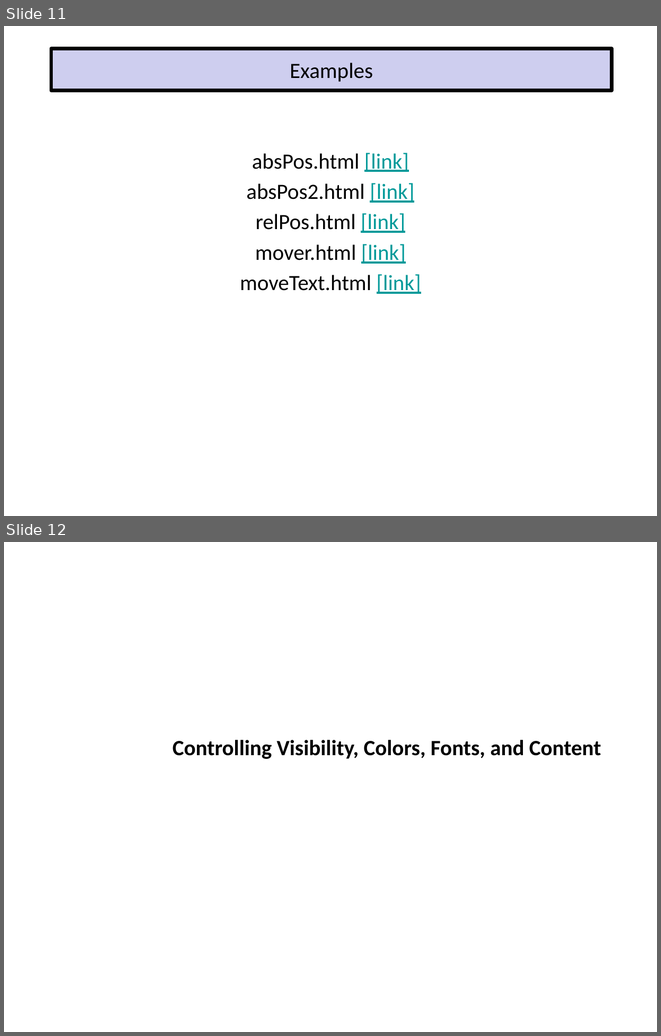
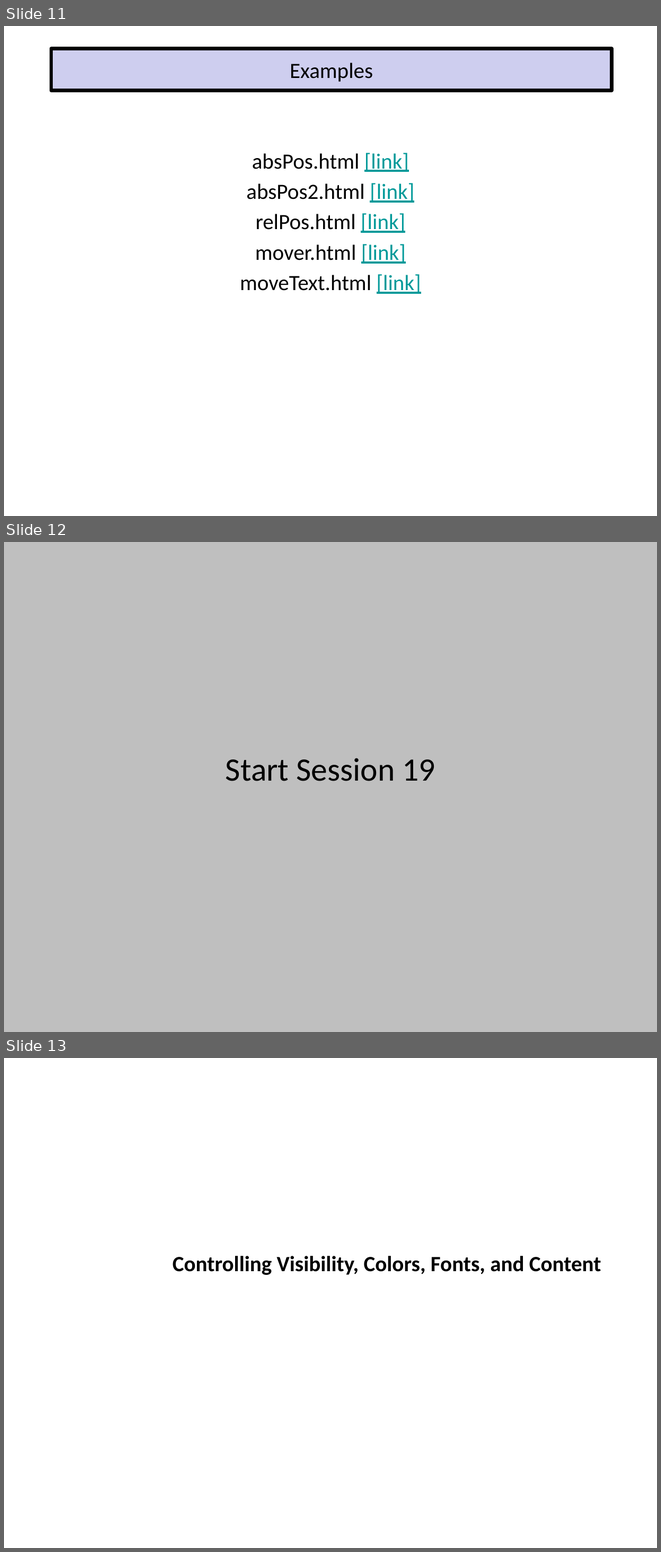
Before and after one commit to EricJPogue/www-epogue-info, a slide deck: CPSC-24700/Presentations/dynamic-documents-with-javascript.pptx. Shown one above the other, each under a label of ours: slides 11 and 12 before the commit, slides 11, 12 and 13 after it. The pictures are 661x1036 and 661x1552 pixels, drawn with LibreOffice and Linux fonts; fonts in the diff are those of the drawing. Boxes give left, top, right and bottom in pixels: in the first picture for what was removed or moved away, otherwise in the second. Text is boxed around its words. In the diff, an @@ line names an element or a change of style, - is before the commit and + after.

```diff
--- a/CPSC-24700/Presentations/dynamic-documents-with-javascript.pptx
+++ b/CPSC-24700/Presentations/dynamic-documents-with-javascript.pptx
@@ slide 12 added at (x1=4, y1=542, x2=657, y2=1032), background #BFBFBF @@
@@ title added at (x1=226, y1=758, x2=435, y2=781), 36 pt, text #000000 @@
+Start Session 19
@@ what was slide 12 is now slide 13 @@
```
Also in this commit, not shown: 2 slides changed, 1 slide removed, 5 other files.
